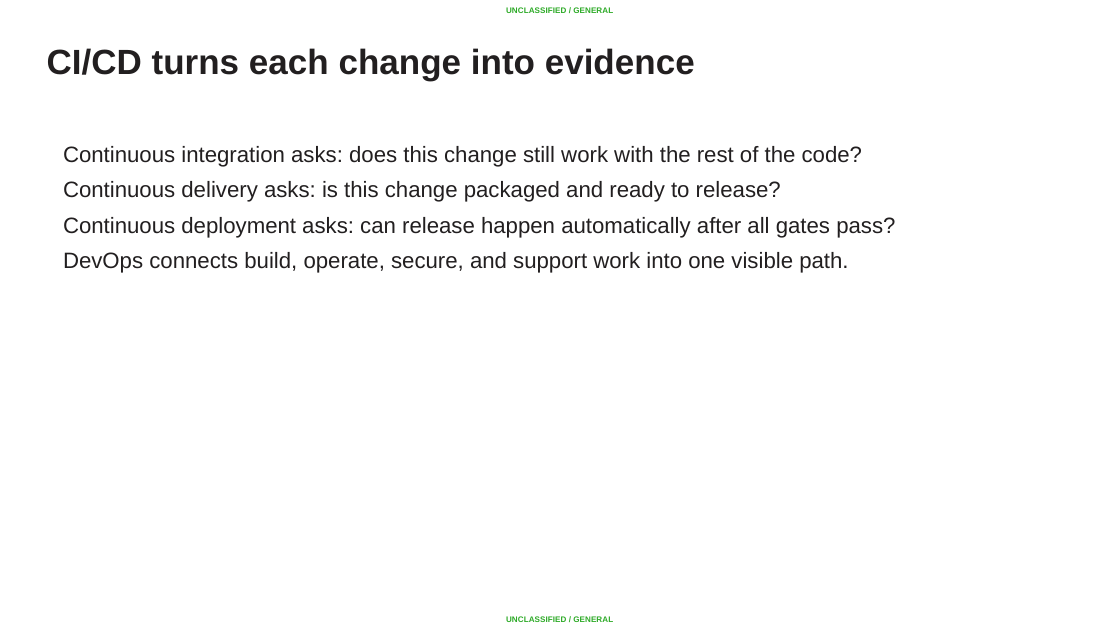
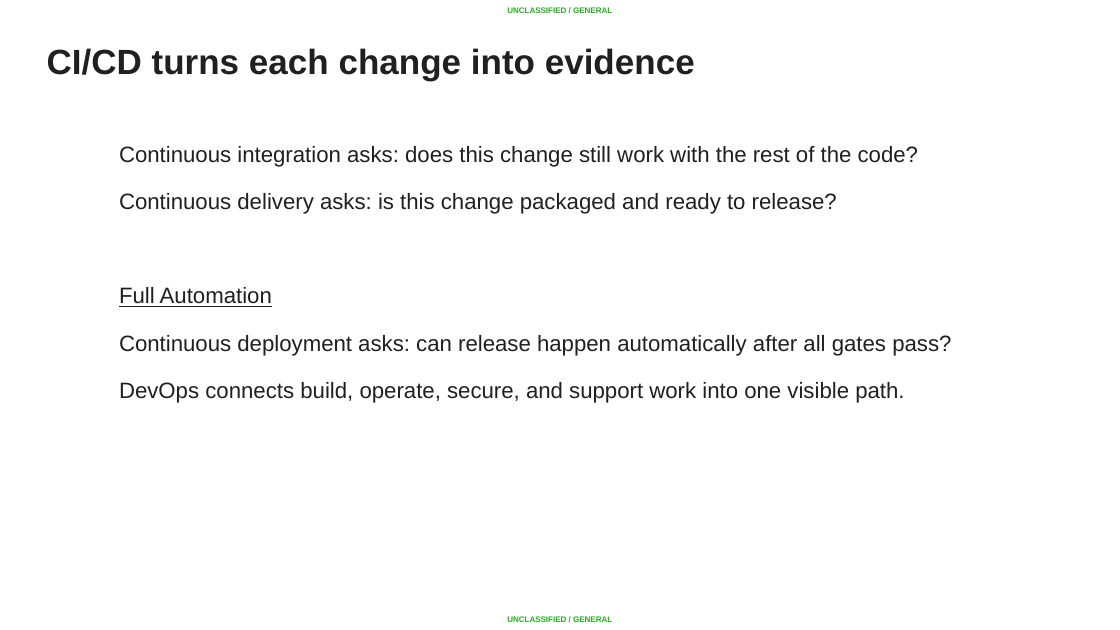
Before and after one commit to AC-Fab/summer-course, a slide deck: slide 5 of DevOps/Lesson 04-05 - CICD and Terraform/CI-CD-Terraform-back-to-back-class.pptx (slide 4 before the commit). Drawn at 1120x630 pixels with LibreOffice and Linux fonts; fonts in the diff are those of the drawing; background and template pictures are left out. Boxes give left, top, right and bottom in pixels: in the first picture for what was removed or moved away, otherwise in the second. Text is boxed around its words. In the diff, an @@ line names an element or a change of style, - is before the commit and + after.

```diff
--- a/DevOps/Lesson 04-05 - CICD and Terraform/CI-CD-Terraform-back-to-back-class.pptx
+++ b/DevOps/Lesson 04-05 - CICD and Terraform/CI-CD-Terraform-back-to-back-class.pptx
@@ text at bbox=[119, 146, 951, 403]: size 14.2 to 14.3 pt; indent changed; more space between paragraphs @@
@@ text at bbox=[119, 287, 272, 307]: paragraph added @@
+Full Automation
```
Also in this commit, not shown: 26 other slides changed, 4 slides added, 1 slide removed.
